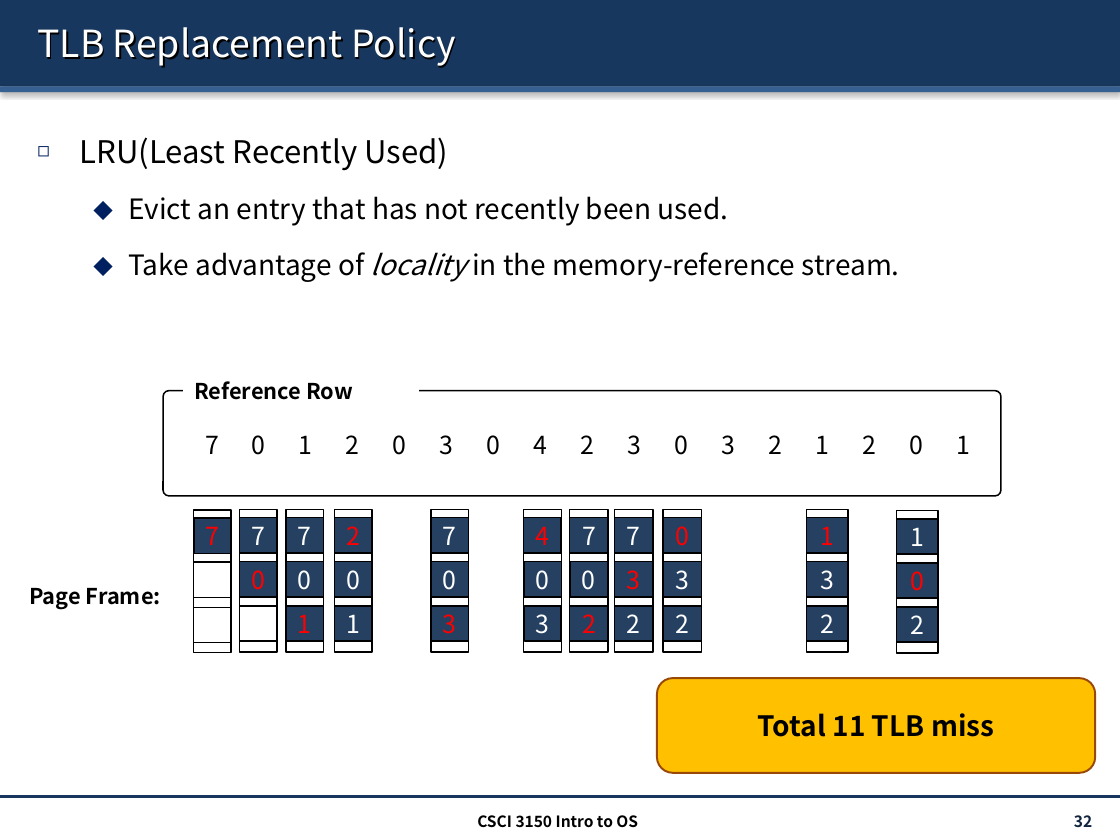
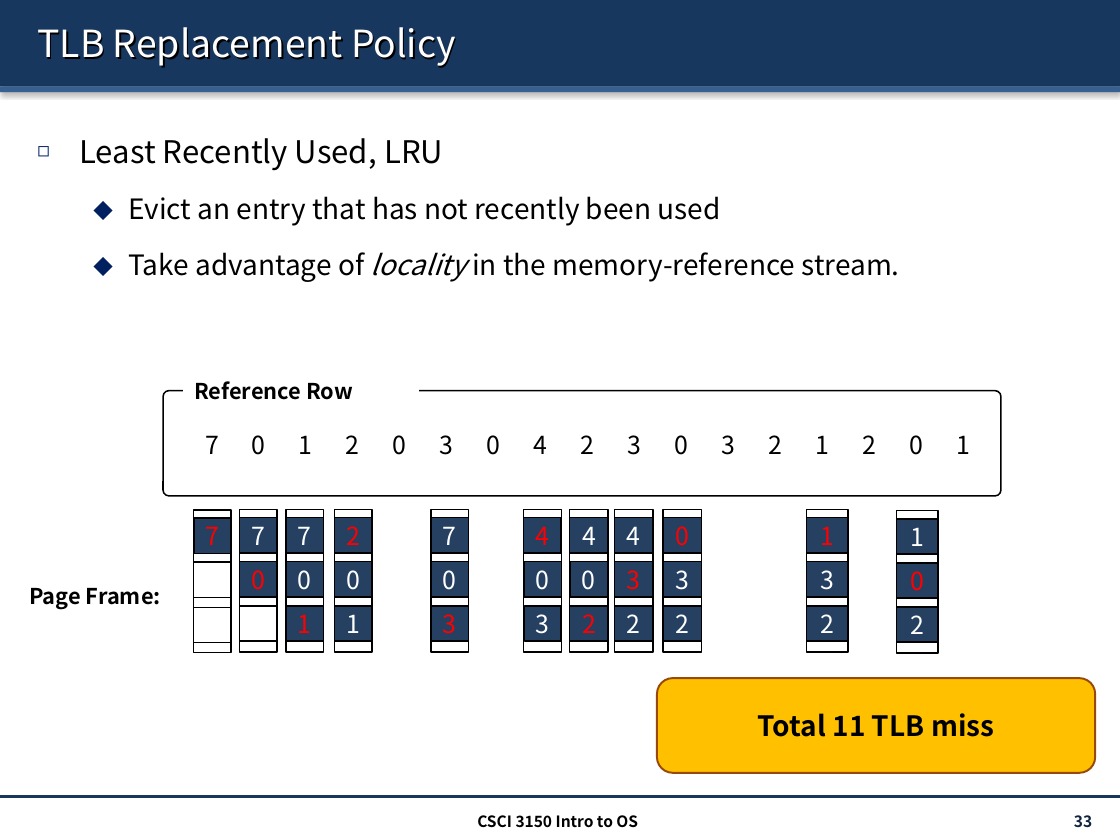
Before and after one commit to henryhxu/CSCI3150, a slide deck: slide 33 of lecture/lec11_paging.pptx (slide 32 before the commit). Drawn at 1120x840 pixels with LibreOffice and Linux fonts; fonts in the diff are those of the drawing. Boxes give left, top, right and bottom in pixels: in the first picture for what was removed or moved away, otherwise in the second. Text is boxed around its words. In the diff, an @@ line names an element or a change of style, - is before the commit and + after.

```diff
--- a/lecture/lec11_paging.pptx
+++ b/lecture/lec11_paging.pptx
@@ text at (79,138,721,226): text changed @@
-◻ LRU(Least Recently Used)
-  ⬥ Evict an entry that has not recently been used.
+◻ Least Recently Used, LRU
+  ⬥ Evict an entry that has not recently been used
@@ text in rectangle at (582,526,596,545): text changed @@
-7
+4
@@ text in rectangle at (627,526,641,545): text changed @@
-7
+4
@@ page number at (1074,815,1092,828): text changed @@
-32
+33
```
Also in this commit, not shown: 6 other slides changed, 24 slides added.
